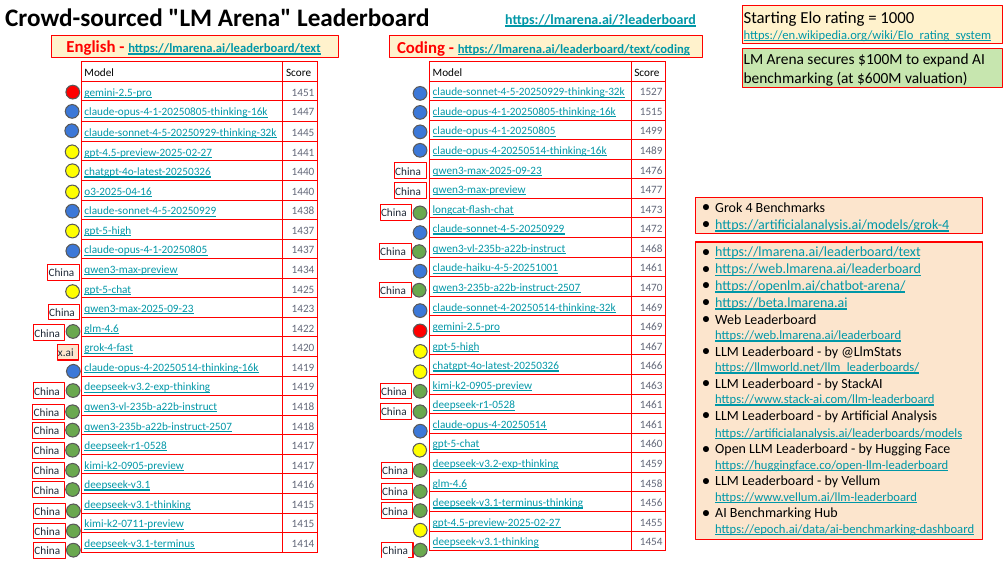
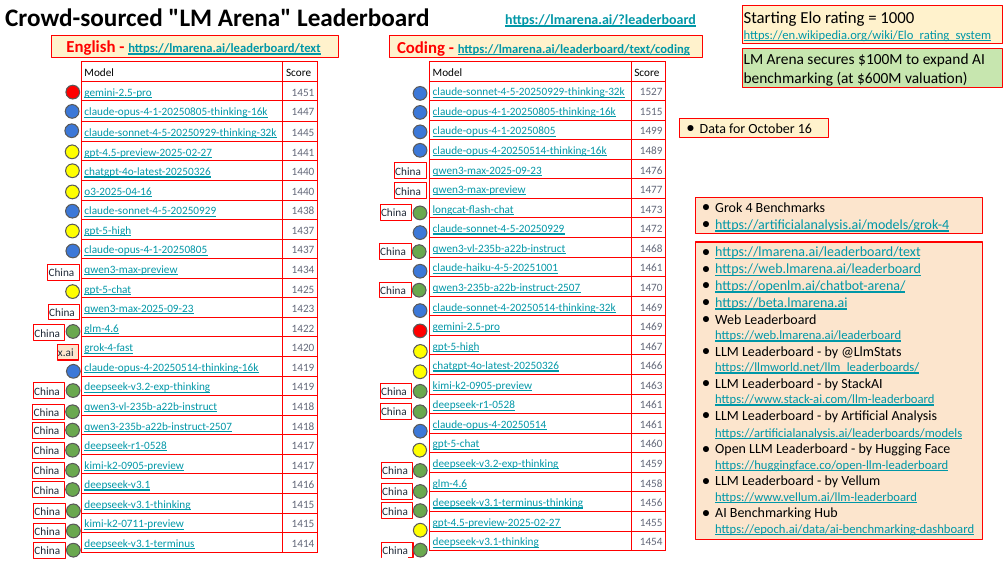
Before and after one commit to lselector/seminar, a slide deck: slide 2 of 2025/2025-10-31-AI-Updates.pptx. Drawn at 1008x567 pixels with LibreOffice and Linux fonts; fonts in the diff are those of the drawing. Boxes give left, top, right and bottom in pixels: in the first picture for what was removed or moved away, otherwise in the second. Text is boxed around its words. In the diff, an @@ line names an element or a change of style, - is before the commit and + after.

```diff
--- a/2025/2025-10-31-AI-Updates.pptx
+++ b/2025/2025-10-31-AI-Updates.pptx
@@ rectangle added at bbox=[679, 118, 829, 137], fill #FFF2CC, outline #FF0000 0.75 pt, 10 pt, text #000000 @@
+● Data for October 16
```
Also in this commit, not shown: 4 other slides changed, 4 slides added.
